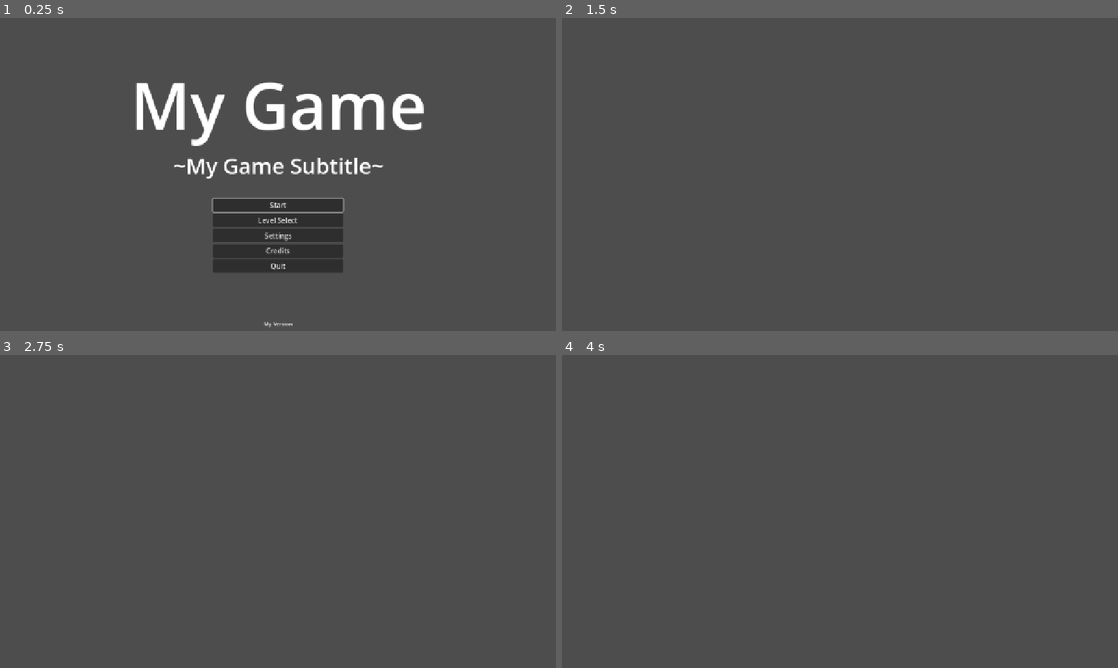
Above: before the commit, frames 1-4 (two rows, left to right).
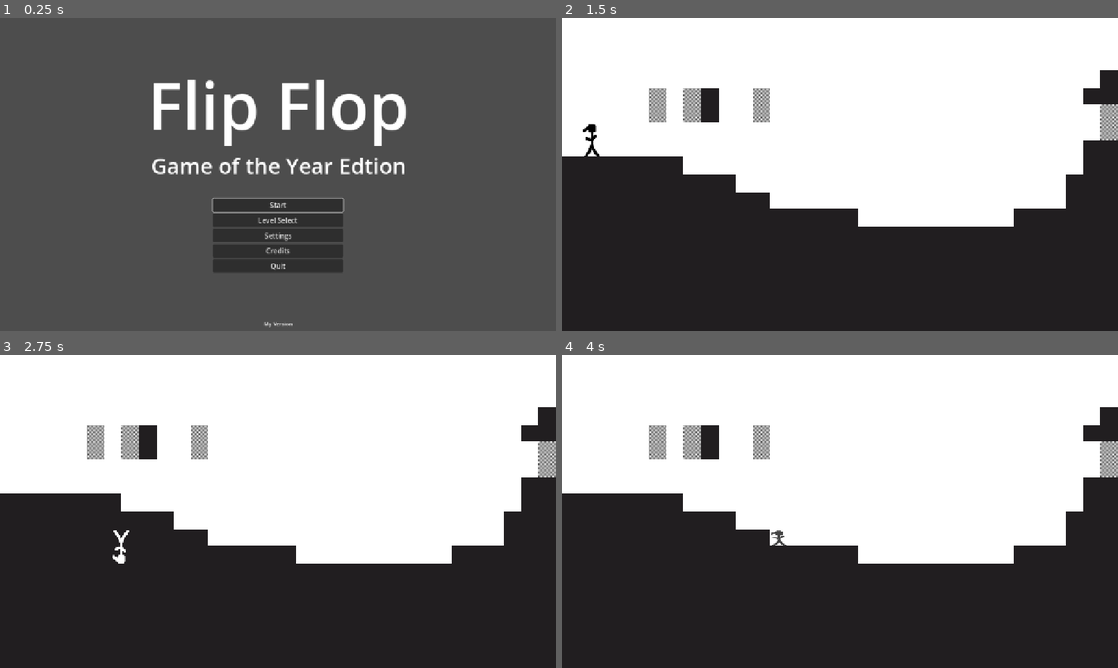
Above: after the commit, the same moments.

Repository: KIT-GameJam/FlipFlop
Game: Godot game, scene res://core/gamemanager.tscn
Two runs of this game, one before a commit and one after it. Both use one fixed random seed, a clock stepped at 60 frames per second and the inputs below.
Inputs (mouse positions are in pixels of both pictures, inside the frame that each line leads up to):
- Up to frame 1 (0.25 s): no input
- Up to frame 2 (1.5 s): click "Start" at 0.5 s; click "Continue" at 1.25 s
- Up to frame 3 (2.75 s): tap Enter at 2 s; move the mouse to (305, 511) at 2.02 s; hold D (move_right) from 2.03 s (still down); tap E (flip) at 2.1 s; tap W (jump) at 2.27 s
- Up to frame 4 (4 s): move the mouse to (812, 511) at 2.77 s; tap E (flip) at 2.85, 3.6 s; tap W (jump) at 3.02 s; move the mouse to (851, 505) at 3.52 s; release D (move_right) at 3.53 s; hold A (move_left) from 3.53 s (still down)

The runs differ from the first frame. In frame 1, 5.5% of the frame differs, in the area x 24-77%, y 19-52%; in frame 2, 100%; in frame 3, 100%, in the area x 0-100%, y 0-100%; in frame 4, 100%.

Commit message:
Update main level & title screen

Diff:
--- a/core/gamemanager.tscn
+++ b/core/gamemanager.tscn
@@ -2,14 +2,14 @@
 
 [ext_resource type="Script" uid="uid://cluu0cgltsenj" path="res://core/gamemanager.gd" id="1_htktm"]
 [ext_resource type="PackedScene" uid="uid://bilai15byqef2" path="res://ui/screens/pause-menu/pause_menu.tscn" id="2_b2lg8"]
+[ext_resource type="PackedScene" uid="uid://b1iud80r7wwcw" path="res://levels/level1.tscn" id="2_t557q"]
 [ext_resource type="Environment" uid="uid://bhb4ckqipjvu3" path="res://core/main_environment.tres" id="2_v1n10"]
-[ext_resource type="PackedScene" uid="uid://cyfvcuxi210mg" path="res://levels/abstract_level.tscn" id="2_xueuq"]
 [ext_resource type="Theme" uid="uid://hheneshfv1b2" path="res://ui/themes/your_theme.tres" id="3_8qpx4"]
 
 [node name="Gamemanager" type="Node" unique_id=1050225795]
 process_mode = 3
 script = ExtResource("1_htktm")
-main_level = ExtResource("2_xueuq")
+main_level = ExtResource("2_t557q")
 
 [node name="WorldEnvironment" type="WorldEnvironment" parent="." unique_id=224925465]
 environment = ExtResource("2_v1n10")
--- a/ui/screens/title-screen/title_screen.tscn
+++ b/ui/screens/title-screen/title_screen.tscn
@@ -40,7 +40,7 @@
 [node name="Label" type="Label" parent="CenterContainer/VBoxContainer" unique_id=457043767]
 custom_minimum_size = Vector2(731.345, 0)
 layout_mode = 2
-text = "My Game"
+text = "Flip Flop"
 label_settings = SubResource("LabelSettings_s0ue6")
 horizontal_alignment = 1
 autowrap_mode = 2
@@ -48,7 +48,7 @@
 [node name="Label2" type="Label" parent="CenterContainer/VBoxContainer" unique_id=2117014839]
 custom_minimum_size = Vector2(731.345, 0)
 layout_mode = 2
-text = "~My Game Subtitle~"
+text = "Game of the Year Edtion"
 label_settings = SubResource("LabelSettings_73xnf")
 horizontal_alignment = 1
 autowrap_mode = 2
